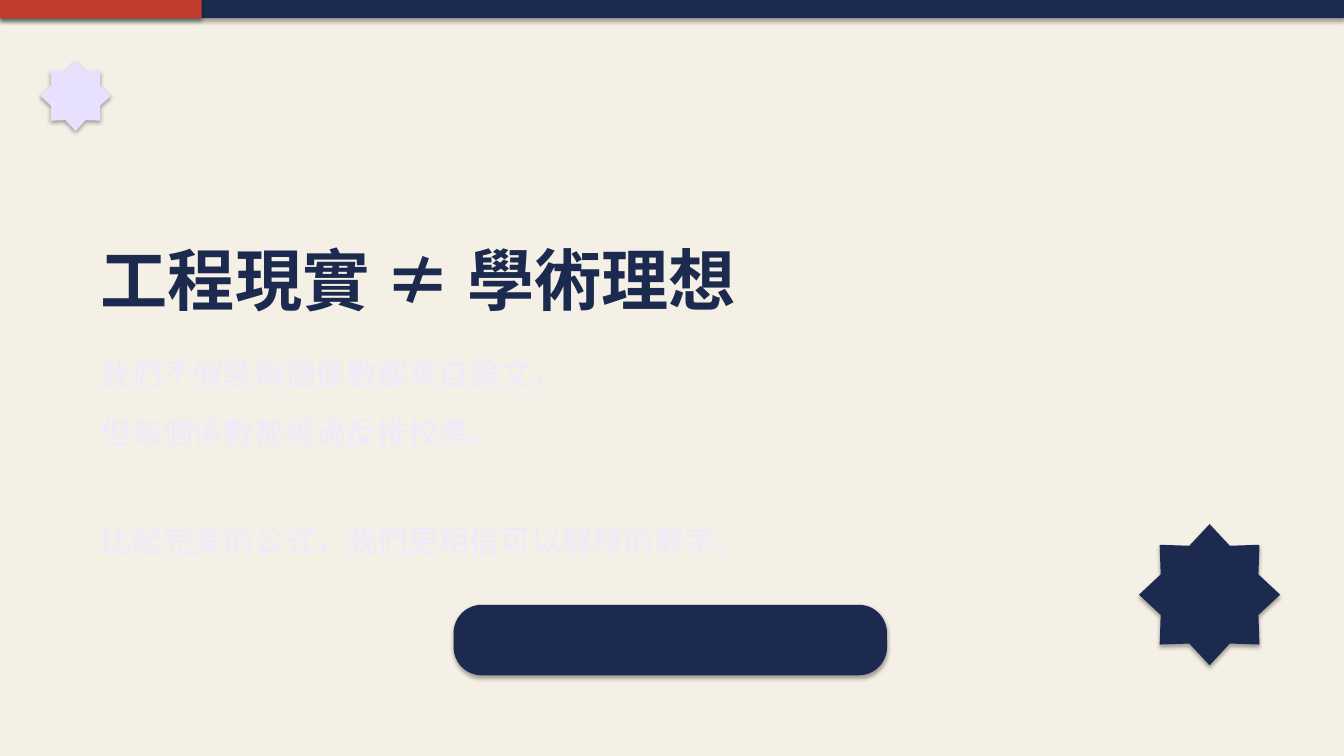
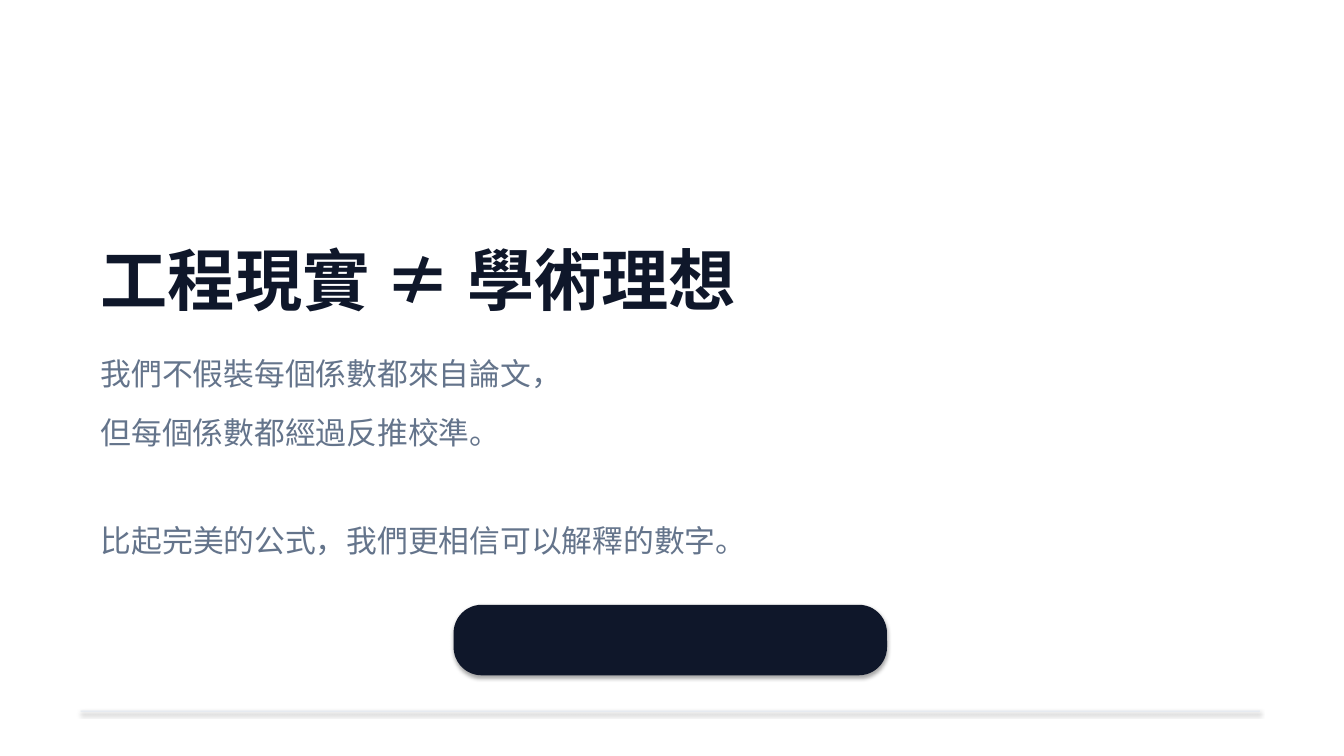
Before and after one commit to Peter2594/chuanlien-system-v2, a slide deck: slide 15 of docs/串連系統_簡報.pptx. Drawn at 1344x756 pixels with LibreOffice and Linux fonts; fonts in the diff are those of the drawing. Boxes give left, top, right and bottom in pixels: in the first picture for what was removed or moved away, otherwise in the second. Text is boxed around its words. In the diff, an @@ line names an element or a change of style, - is before the commit and + after.

```diff
--- a/docs/串連系統_簡報.pptx
+++ b/docs/串連系統_簡報.pptx
@@ rectangle at (x1=0, y1=0, x2=1344, y2=756): fill #F5F0E5 to #FFFFFF @@
@@ rectangle removed at (x1=0, y1=0, x2=202, y2=18) @@
@@ star removed at (x1=40, y1=60, x2=111, y2=131) @@
@@ text "工程現實 ≠ 學術理想" at (x1=101, y1=247, x2=736, y2=312): text colour #1B2A4E to #0F172A @@
@@ text added at (x1=101, y1=359, x2=747, y2=555), 22 pt, text #64748B @@
+我們不假裝每個係數都來自論文，
+但每個係數都經過反推校準。
+比起完美的公式，我們更相信可以解釋的數字。
@@ star removed at (x1=1139, y1=524, x2=1280, y2=665) @@
@@ rounded rectangle at (x1=454, y1=605, x2=887, y2=676): fill #1B2A4E to #0F172A @@
@@ rectangle resized from (x1=0, y1=0, x2=1344, y2=18) to (x1=81, y1=711, x2=1260, y2=712) @@
@@ rectangle at (x1=81, y1=711, x2=1260, y2=712): fill #1B2A4E to #E2E8F0 @@
```
Also in this commit, not shown: 14 other slides changed, 1 other file.
